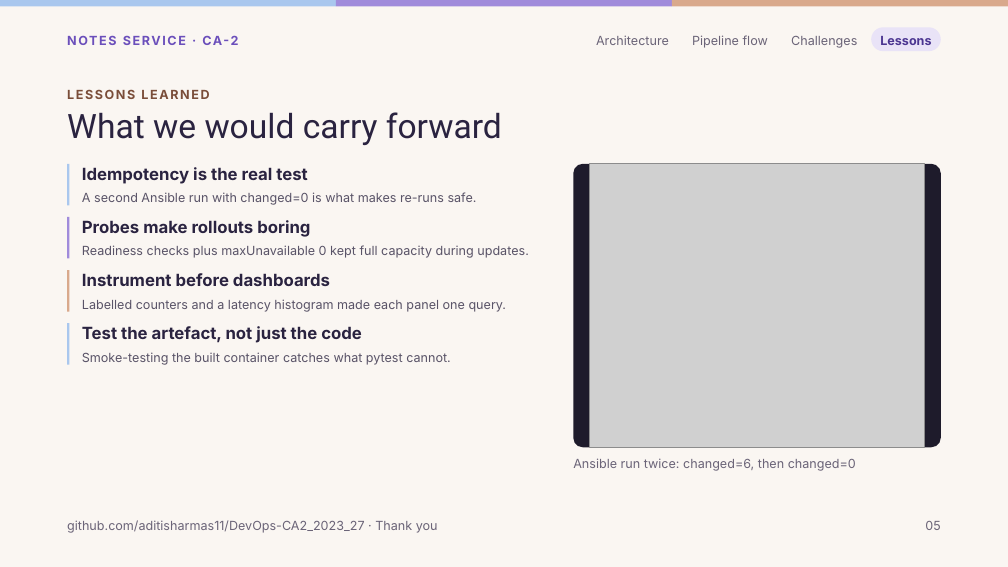
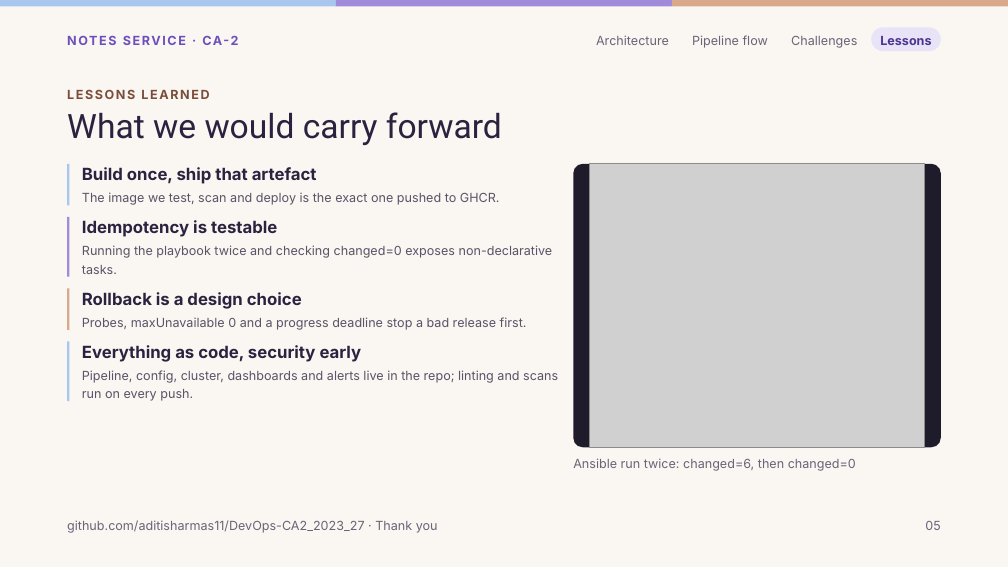
Before and after one commit to Reeti05Agarwal/DevOps-, a slide deck: slide 5 of DevOps CA-2 Notes Service.pptx. Drawn at 1008x567 pixels with LibreOffice and Linux fonts; fonts in the diff are those of the drawing; grey boxes stand for pictures. Boxes give left, top, right and bottom in pixels: in the first picture for what was removed or moved away, otherwise in the second. Text is boxed around its words. In the diff, an @@ line names an element or a change of style, - is before the commit and + after.

```diff
--- a/DevOps CA-2 Notes Service.pptx
+++ b/DevOps CA-2 Notes Service.pptx
@@ text at (82,167,317,184): text changed @@
-Idempotency is the real test
+Build once, ship that artefact
@@ text at (82,192,500,205): text changed @@
-A second Ansible run with changed=0 is what makes re-runs safe.
+The image we test, scan and deploy is the exact one pushed to GHCR.
@@ line moved from (68, 217) - (68, 259) to (68, 217) - (68, 277) @@
@@ text at (82,220,277,237): text changed @@
-Probes make rollouts boring
+Idempotency is testable
@@ text at (82,245,553,274): text changed @@
-Readiness checks plus maxUnavailable 0 kept full capacity during updates.
+Running the playbook twice and checking changed=0 exposes non-declarative tasks.
@@ line moved from (68, 270) - (68, 312) to (68, 288) - (68, 330) @@
@@ text at (82,292,302,309): text changed @@
-Instrument before dashboards
+Rollback is a design choice
@@ text at (82,317,527,330): text changed @@
-Labelled counters and a latency histogram made each panel one query.
+Probes, maxUnavailable 0 and a progress deadline stop a bad release first.
@@ line moved from (68, 323) - (68, 364) to (68, 342) - (68, 402) @@
@@ text at (82,345,362,362): text changed @@
-Test the artefact, not just the code
+Everything as code, security early
@@ text at (82,370,558,401): text changed @@
-Smoke-testing the built container catches what pytest cannot.
+Pipeline, config, cluster, dashboards and alerts live in the repo; linting and scans run on every push.
```
Also in this commit, not shown: 3 other slides changed.
